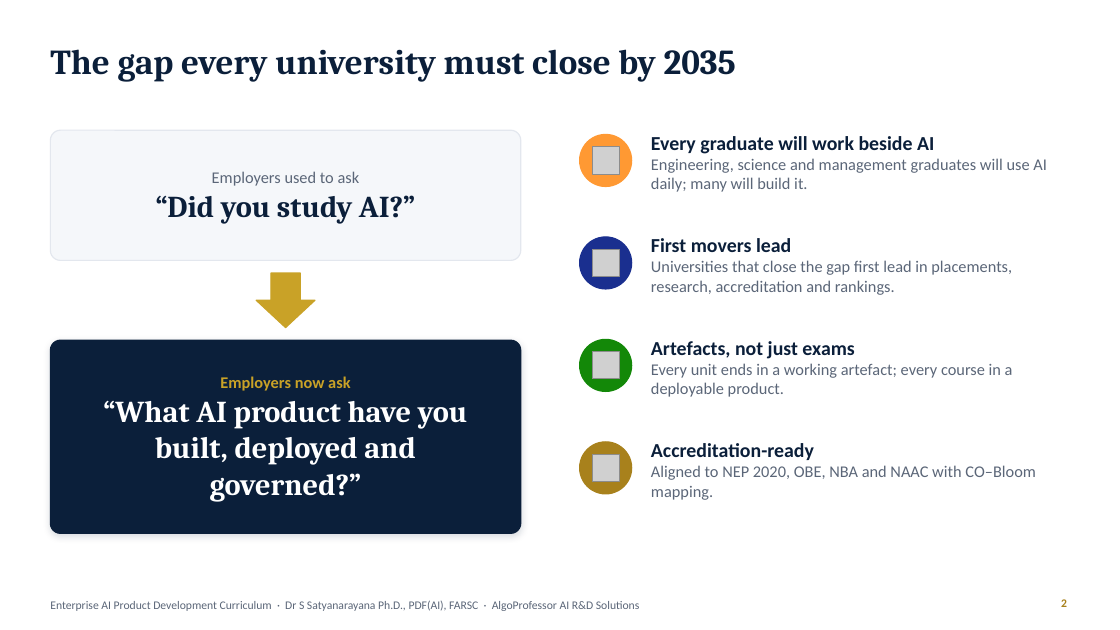
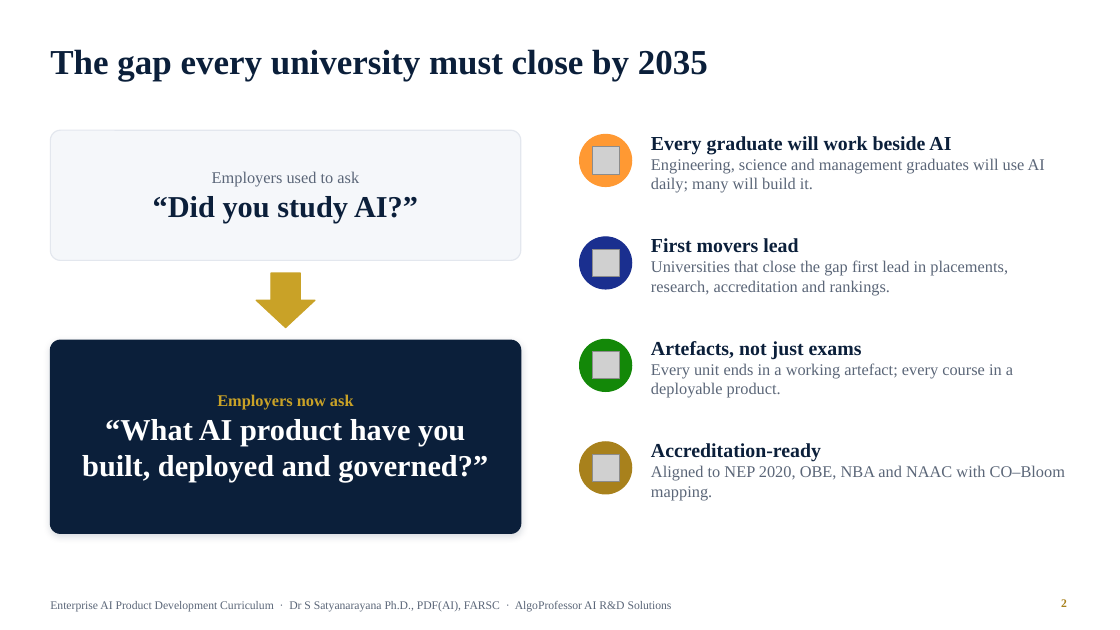
Before and after one commit to drssnaiml1-cell/enterprise-ai-syllabus, a slide deck: slide 2 of slides/Enterprise_AI_Curriculum.pptx. Drawn at 1120x630 pixels with LibreOffice and Linux fonts; fonts in the diff are those of the drawing; grey boxes stand for pictures. Boxes give left, top, right and bottom in pixels: in the first picture for what was removed or moved away, otherwise in the second. Text is boxed around its words. In the diff, an @@ line names an element or a change of style, - is before the commit and + after.

```diff
--- a/slides/Enterprise_AI_Curriculum.pptx
+++ b/slides/Enterprise_AI_Curriculum.pptx
@@ title "The gap every university must ..." at bbox=[50, 49, 708, 81]: font Cambria to Times New Roman @@
@@ text "Employers used to ask" at bbox=[153, 171, 418, 223]: font Calibri to Times New Roman in "Employers used to ask"; font Cambria to Times New Roman in "“Did you study AI?”" @@
@@ text "Employers now ask" at bbox=[82, 394, 488, 483]: font Calibri to Times New Roman in "Employers now ask"; font Cambria to Times New Roman in "“What AI product have you built, deployed ..." @@
@@ font Calibri to Times New Roman in 5 elements at bbox=[651, 136, 1045, 193], bbox=[651, 238, 1008, 296], bbox=[651, 341, 1013, 398], bbox=[651, 443, 1065, 501], bbox=[50, 601, 672, 612] @@
```
Also in this commit, not shown: 36 other slides changed, 9 other files.
